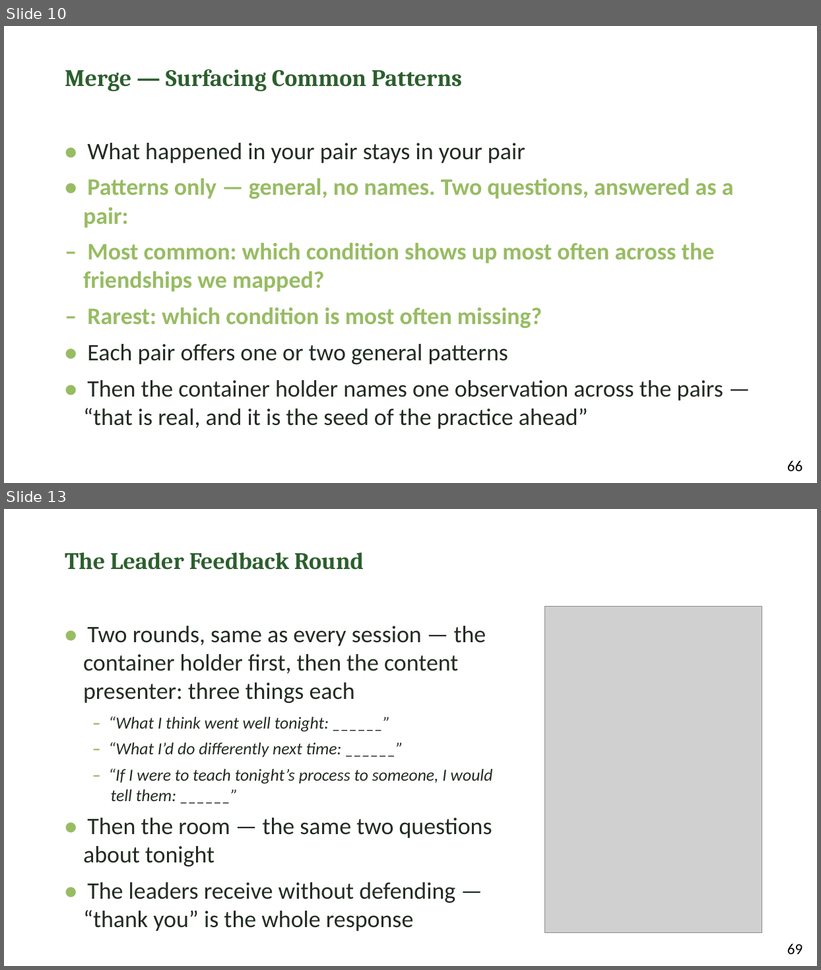
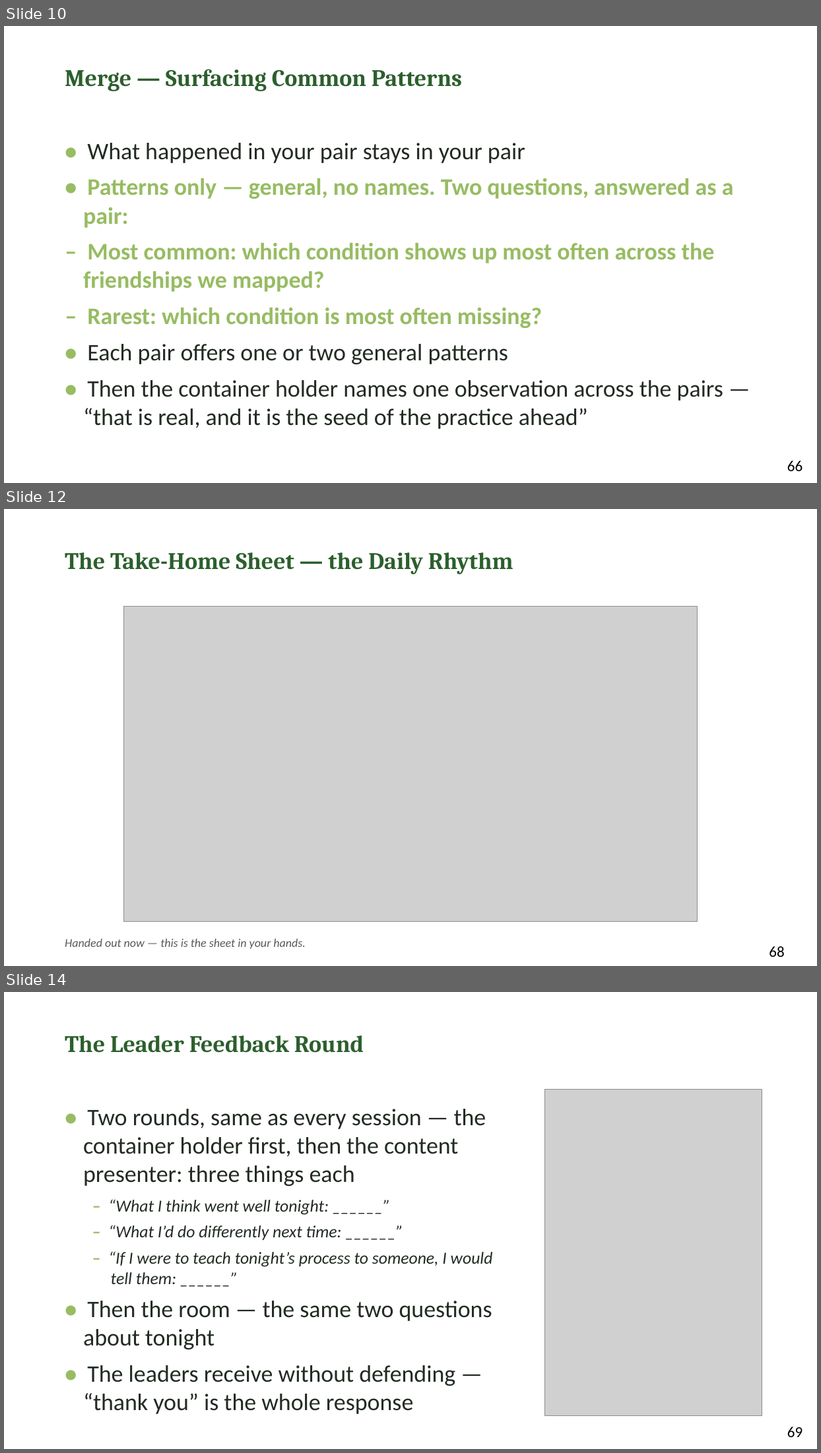
Before and after one commit to jgtittle-ministries/fellowship-of-the-heart-pilot-at-cca-dev, a slide deck: _implementation-notes/evening-series/FotH Evening Session 5 Slides DRAFT v1.pptx. Shown one above the other, each under a label of ours: slides 10 and 13 before the commit, slides 10, 12 and 14 after it; the slides between them are not shown. The pictures are 821x970 and 821x1453 pixels, drawn with LibreOffice and Linux fonts; fonts in the diff are those of the drawing; grey boxes stand for pictures. Boxes give left, top, right and bottom in pixels: in the first picture for what was removed or moved away, otherwise in the second. Text is boxed around its words. In the diff, an @@ line names an element or a change of style, - is before the commit and + after.

```diff
--- a/_implementation-notes/evening-series/FotH Evening Session 5 Slides DRAFT v1.pptx
+++ b/_implementation-notes/evening-series/FotH Evening Session 5 Slides DRAFT v1.pptx
@@ slide 12 added at [4,509,817,966], background #FFFFFF @@
@@ text added at [65,553,514,574], 28 pt, text #2C5F2D, bold @@
+The Take-Home Sheet — the Daily Rhythm
@@ picture added at [124,607,698,922] @@
@@ text added at [65,939,306,949], 14 pt, text #595959, italic @@
+Handed out now — this is the sheet in your hands.
@@ text added at [769,947,784,957], 18 pt, text #000000 @@
+68
@@ what was slide 13 is now slide 14 @@
```
Also in this commit, not shown: 1 slide changed, 1 other slide added, 1 slide removed, 4 other files.
